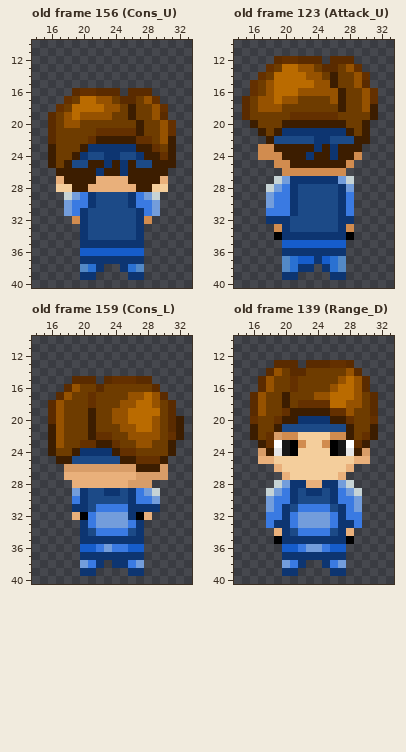
Pixel-art file, stored at Skins/Heat Resistance Armor.aseprite. Above: the version before the commit.
48x48 pixels, 160 frames. Colours within 5 levels of each other are drawn and written as one. Shown: old frame 156 (Cons_U): x 14..33, y 10..40; old frame 123 (Attack_U): x 14..33, y 10..40; old frame 159 (Cons_L): x 14..33, y 10..40; old frame 139 (Range_D): x 14..33, y 10..40. The commit also changed other frames, which this record leaves out.
After the commit:
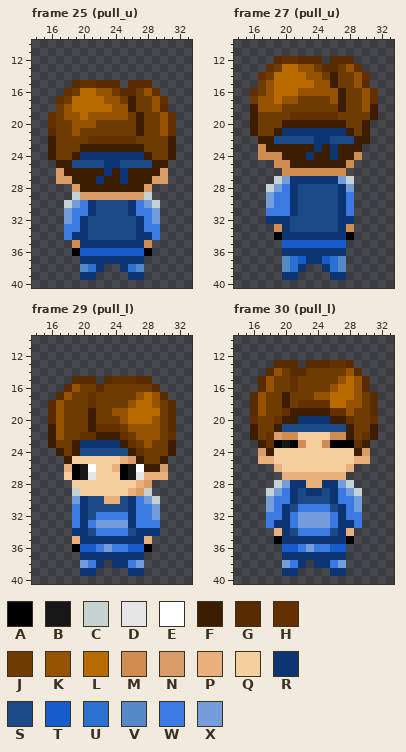
Palette (. is transparent): A #000000  B #171717  C #c6d3d5  D #e6e6e6  E #ffffff  F #3c1d00  G #5a2b00  H #643000  J #6e3c00  K #965200  L #ba6b00  M #d18c4f  N #d89d68  P #e9b07b  Q #f4ce9c  R #0d3571  S #1c4a87  T #165dcb  U #2a71d2  V #5389c6  W #3a7ae2  X #739ddb
A new or re-ordered frame is compared with the old frame closest to it.
Change:
frames 160 -> 176
Frame 25 (pull_u) is new; against old frame 156 (Cons_U), layers "Head", "Torso_2":
y 15: x 19..24 ...... -> GHHGGG; x 26..28 ... -> GGG
y 16: x 18..25 .GHHGGG. -> HJLLKKJG; x 27..29 GG. -> JKH
y 17: x 17..19 .HJ -> HJL; x 22 K -> L; x 24..26 JGG -> KJF; x 28..30 KH. -> JKH
y 18: x 17..18 HJ -> JK; x 23 K -> L; x 25 J -> K; x 30 H -> G
y 19: x 16 G -> H; x 19..20 LK -> KL; x 24..27 JJFJ -> KKJF; x 29..31 KG. -> JKH
y 20: x 16 G -> H; x 18 K -> J; x 20..21 JJ -> KK
y 21: x 19 J -> K; x 22..26 HHHHH -> JJJJJ
y 22: x 16 G -> F; x 22..28 FFFFFHH -> HHHHHJJ; x 30 K -> J
y 23: x 21..26 RRRRRR -> FFFFFF; x 28..29 FH -> JJ
y 24: x 21..22 SS -> RR; x 25..26 SS -> RR; x 29..30 FH -> JJ
y 25: x 16..17 FJ -> .F; x 21..22 FF -> SS; x 24..26 FRF -> RSS; x 31 F -> .
y 26: x 17 F -> N; x 22..23 RF -> FR; x 30 F -> N
y 27: x 17..18 PF -> NN; x 22..25 PPPP -> RFFR; x 29..30 FP -> NN
y 28: x 17..19 QQF -> ..N; x 21..26 PPPPPP -> FFFFFF; x 28..30 FQQ -> N..
y 29: x 18..29 CXWRSSSSRWXC -> .CNNNNNNNNC.
y 30: x 18..19 XW -> CX; x 28..29 WX -> XC
y 31: x 20..21 RS -> WR; x 26..27 SR -> RW
y 32: x 18..19 .M -> XW; x 28..29 M. -> WX
y 33: x 18..19 .. -> WW; x 28..29 .. -> WW
y 34: x 18..19 .. -> WR; x 28..29 .. -> RW
y 35: x 19 . -> M; x 28 . -> M
y 36: x 19 . -> A; x 28 . -> A
Frame 27 (pull_u) is new; against old frame 123 (Attack_U), layers "Head", "Legs_2":
y 15: x 16 H -> .
y 17: x 15 G -> .
y 18..19: x 15..16 GJ -> .F
y 21: x 16..17 .F -> FJ
y 22: x 17 . -> F
y 23: x 18 M -> F
y 37: x 23 T -> R
y 38: x 23 R -> .
Frame 29 (pull_l) is new; against old frame 159 (Cons_L), layers "Head", "Torso_2":
y 17: x 26 K -> J
y 18: x 25 K -> J
y 20: x 24 K -> J; x 32 F -> .
y 21: x 22..25 JJJK -> HHHJ; x 27..28 LL -> KK; x 32 F -> .
y 22: x 20..26 JFHHJJK -> HHFFFHJ; x 32 F -> .
y 23: x 17 K -> J; x 19..27 JHHFFHJJK -> FRRRRRFHJ
y 24: x 16..17 FJ -> .F; x 20..27 RRRRFHHJ -> SSSSSSFH
y 25: x 17 F -> .; x 19..29 SSSSSSFFHHH -> QQQQQQPNFJJ
y 26: x 18..27 NNNNNNNNNF -> PABEQQPABE
y 27: x 18..30 PPPPPPPPPNNNN -> QABDQQQABDPPP
y 28: x 19..27 PPPPPPPNN -> QQQQQQQQP
y 29: x 19..29 XRSSRRSRWXC -> CQQQQQQPNC.
y 30: x 19 W -> X; x 23..24 SS -> PP; x 28..29 WX -> XC
y 31: x 19 R -> W; x 22..25 WWWW -> SSSS; x 27..29 RRR -> WWX
y 32: x 19..25 PAWXXXX -> WRSWWWW; x 27..29 AP. -> WWX
y 33: x 19 . -> W; x 26..29 WR.. -> RWWW
y 34: x 19 . -> R; x 28..29 .. -> RR
y 35: x 19 . -> P; x 28 . -> P
y 36: x 19 . -> A; x 28 . -> A
Frame 30 (pull_l) is new; against old frame 139 (Range_D), layers "Head", "Legs_2":
y 23: x 19 E -> A; x 27..28 BE -> AA
y 24: x 19..21 DBA -> QQQ; x 26..28 ABD -> QQQ
y 27: x 21..26 QQQQQQ -> PPPPPP
y 36: x 24 X -> W
y 38: x 24 . -> R
